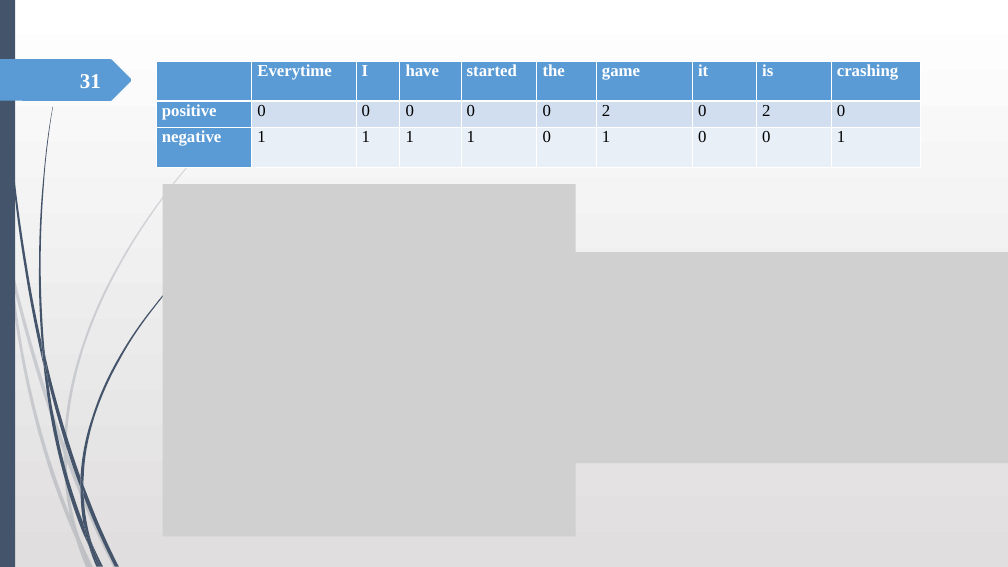
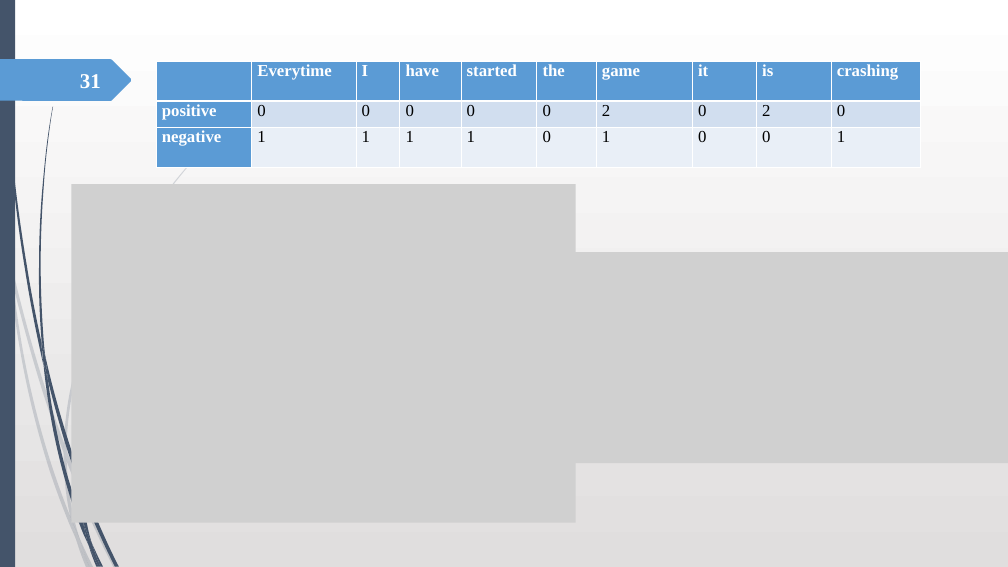
Before and after one commit to robati/speakerRecognition, a slide deck: slide 31 of OM.pptx. Drawn at 1008x567 pixels with LibreOffice and Linux fonts; fonts in the diff are those of the drawing; grey boxes stand for pictures. Boxes give left, top, right and bottom in pixels: in the first picture for what was removed or moved away, otherwise in the second. Text is boxed around its words. In the diff, an @@ line names an element or a change of style, - is before the commit and + after.

```diff
--- a/OM.pptx
+++ b/OM.pptx
@@ picture resized from (x1=163, y1=185, x2=575, y2=537) to (x1=71, y1=185, x2=575, y2=523) @@
@@ freeform shape removed at (x1=80, y1=260, x2=197, y2=485) @@
@@ freeform shape removed at (x1=80, y1=477, x2=83, y2=496) @@
```
Also in this commit, not shown: 14 other slides changed.
